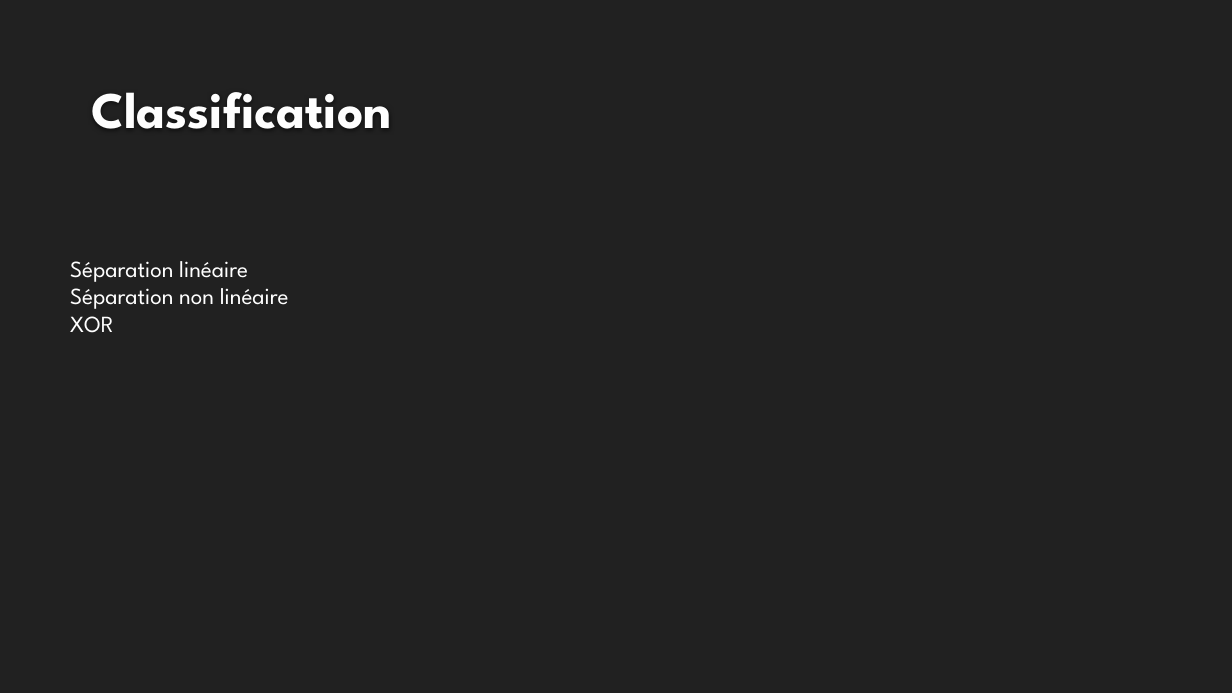
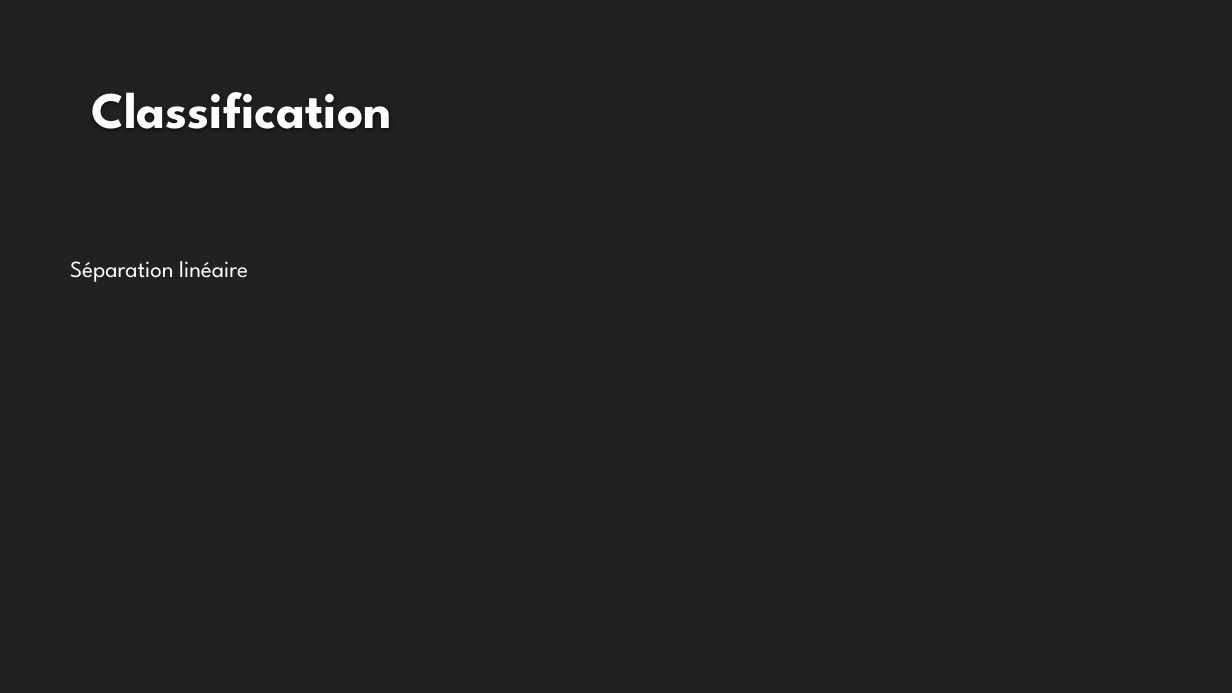
Before and after one commit to willybox/MachineLearning, a slide deck: slide 3 of doc/Projet Machine Learning.pptx. Drawn at 1232x693 pixels with LibreOffice and Linux fonts; fonts in the diff are those of the drawing; background and template pictures are left out. Boxes give left, top, right and bottom in pixels: in the first picture for what was removed or moved away, otherwise in the second. Text is boxed around its words. In the diff, an @@ line names an element or a change of style, - is before the commit and + after.

```diff
--- a/doc/Projet Machine Learning.pptx
+++ b/doc/Projet Machine Learning.pptx
@@ text at (70,281,289,333): paragraphs removed @@
-Séparation non linéaire
-XOR
```
Also in this commit, not shown: 3 other slides changed.
